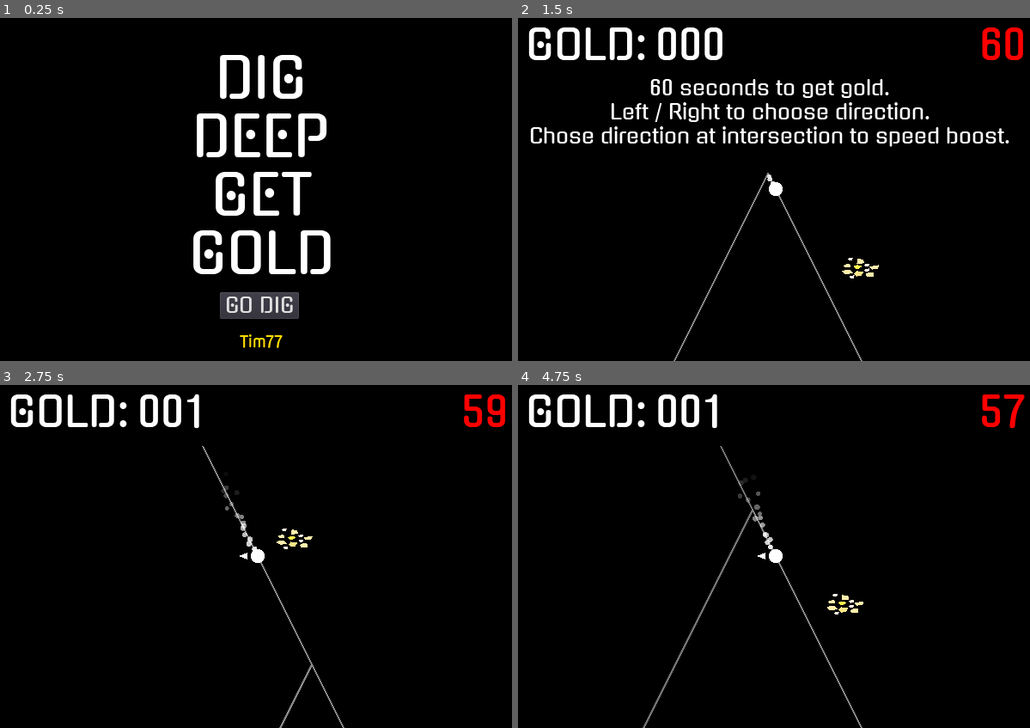
Above: before the commit, frames 1-4 (two rows, left to right).
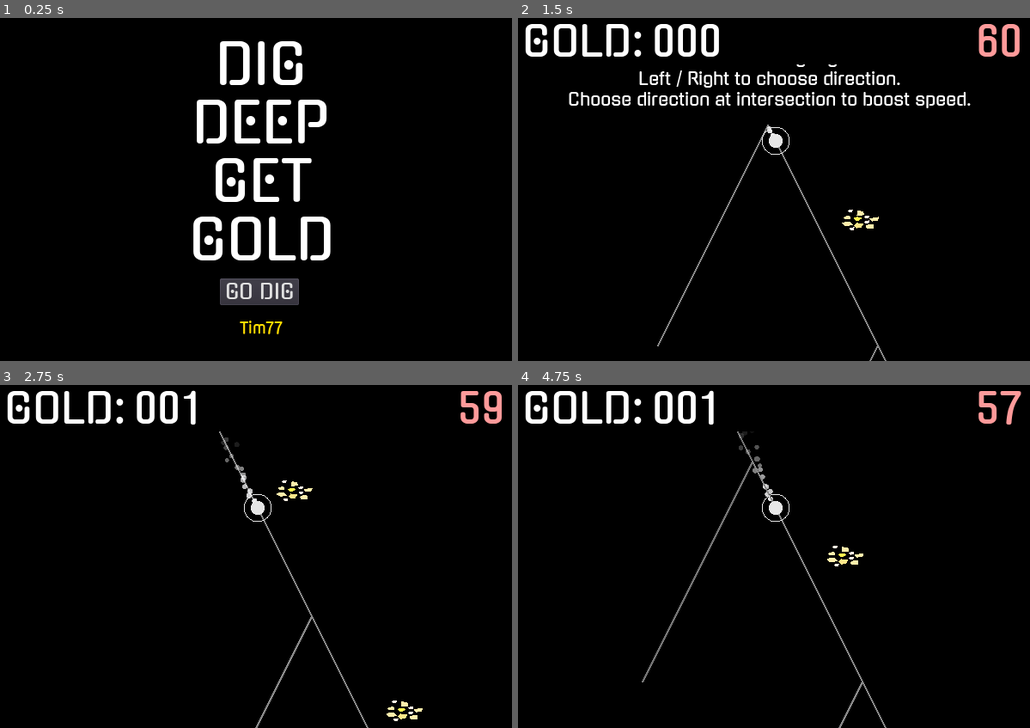
Above: after the commit, the same moments.

Repository: timcode77/ld48
Game: Godot game, scene res://Main/Main.tscn
Two runs of this game, one before a commit and one after it. Both use one fixed random seed, a clock stepped at 60 frames per second and the inputs below.
Inputs:
- Up to frame 1 (0.25 s): no input
- Up to frame 2 (1.5 s): click "GO DIG" at 0.5 s; tap Enter at 1.25 s; hold Right (ui_right) from 1.28 s (still down)
- Up to frame 3 (2.75 s): release Right (ui_right) at 2.03 s; hold Left (ui_left) from 2.03 s (still down)
- Up to frame 4 (4.75 s): release Left (ui_left) at 2.78 s; hold Right (ui_right) 2.78-4.28 s; hold Left (ui_left) from 4.28 s (still down)

The runs differ from the first frame. In frame 1, 7.3% of the frame differs, in the area x 37-65%, y 6-97%; in frame 2, 10%, in the area x 1-99%, y 1-100%; in frame 3, 4.5%; in frame 4, 4.7%.

Commit message:
Add files via upload

Diff:
--- a/Gold/Gold.gd
+++ b/Gold/Gold.gd
@@ -1,10 +1,4 @@
 extends Node2D
-
-
-
-# Called when the node enters the scene tree for the first time.
-func _ready():
-	pass # Replace with function body.
 
 func _process(_delta):
 	pass
--- /dev/null
+++ b/Level/Camera2D.gd
@@ -0,0 +1,27 @@
+extends Camera2D
+
+var _timer
+var _shake_amount = 1.5
+var _shaking = false
+onready var _initial_offset = offset
+
+func _ready():
+	_timer = Timer.new()
+	_timer.connect("timeout",self,"_stop_shaking")
+	_timer.wait_time = 0.15
+	_timer.one_shot = true
+	add_child(_timer)
+
+
+func _process(_delta):
+	if _shaking:
+		offset = _initial_offset + Vector2(randf()*_shake_amount - _shake_amount/2.0,
+											randf()*_shake_amount - _shake_amount/2.0
+											)
+func _screen_shake():
+	_timer.start()
+	_shaking = true
+
+func _stop_shaking():
+	_shaking = false
+	offset = _initial_offset
--- a/Level/CountDownText.gd
+++ b/Level/CountDownText.gd
@@ -13,7 +13,10 @@
 
 func _on_CountDownTimer_timeout():
 	_time -= 1
+
+	if _time == 10:
+		modulate = Color(1,0,0,1)
+
 	if _time == 0:
-		#NUKE THE SITE FROM ORBIT
 		Global.emit_signal("_game_over")
 	_display_time()
--- a/Level/Level.gd
+++ b/Level/Level.gd
@@ -41,10 +41,9 @@
 	#player is starting a new line. flag that they have not inputted anything for this line
 	_player_input_registered = false
 	#reset a bunch of stuff
-	$Player.scale = Vector2(1,1)
-	$Player.modulate = Color(1,1,1,1)
-	_player._show_arrow(null)
-
+	#$Player._arc_radius = Vector2(1,1)
+	#$Player.modulate = Color(1,1,1,1)
+	_player._boost_build_up_reset()
 	#by definition they are not stopped!
 	_player_stopped = false
 
@@ -88,9 +87,9 @@
 	#player speed boost available visual feedback
 	var threshold = traversal_duration - _input_t_threshold
 	var start_boost_tween = threshold - 500 #just a magic number
-	$BoostTween.interpolate_property($Player,"scale",Vector2(1,1),Vector2(1.2,1.2),500.0/1000.0,Tween.TRANS_LINEAR,Tween.EASE_IN,start_boost_tween/1000.0)
-	$BoostTween.interpolate_property($Player,"modulate",Color(1,1,1,1),Color.turquoise,500.0/1000.0,Tween.TRANS_LINEAR,Tween.EASE_IN,start_boost_tween/1000.0)
-	$BoostTween.start()
+	_player._boost_build_up(500,start_boost_tween)
+	#$BoostTween.interpolate_property($Player,"modulate",Color(1,1,1,1),Color.turquoise,500.0/1000.0,Tween.TRANS_LINEAR,Tween.EASE_IN,start_boost_tween/1000.0)
+	#$BoostTween.start()
 
 func _on_BoostTween_tween_completed(_object, _key):
 	#$Player.modulate = Color(1,1,0,1)
@@ -140,7 +139,7 @@
 		if (_player.position + vel).y < dest.y:
 			_player.position += vel
 
-		if (_player.position + vel) == dest or (_player.position + vel).y > dest.y: #WARNING - should be OR player y position > dest y position
+		if (_player.position + vel) == dest or (_player.position + vel).y > dest.y:
 
 			_old_tri = _current_tri
 
@@ -156,8 +155,9 @@
 				_player_stopped = true
 				$OtherSounds/SpeedPenalty.play()
 				$Player._emit_particles(false)
-				$Player.scale = Vector2(1,1)
-				$Player.modulate = Color(1,1,1,1)
+				#$Player.scale = Vector2(1,1)
+				#$Player.modulate = Color(1,1,1,1)
+				$Player/Camera2D._screen_shake()
 
 #ugh need a state machine?
 func _input(event): #WARNING opportunity for breaks or return here?
@@ -167,7 +167,7 @@
 			_do_timing(OS.get_ticks_msec())
 			_player_input_registered = true
 
-			# was the player stopped? if so, start 'em.
+			# was the player stopped? if so, start them.
 			if _player_stopped:
 				_current_tri = _next_tri
 				_start_line()
@@ -180,12 +180,12 @@
 			_do_timing(OS.get_ticks_msec())
 			_player_input_registered = true
 
-			# was the player stopped? if so, start 'em.
+			# was the player stopped? if so, start them.
 			if _player_stopped:
 				_current_tri = _next_tri
 				_start_line()
 			else:
-				#player isn't stopped and pressed left so show the left arrow
+				#player isn't stopped and pressed right so show the right arrow
 				_player._show_arrow(1)
 
 	else: #WARNING special case for when the level has not started yet
@@ -194,17 +194,19 @@
 			_next_line_index = 0
 			_start_line()
 			_level_started = true
+			$OtherSounds/Music.play()
 		if event.is_action_pressed("ui_right"):
 			$CanvasLayer_UI/CountDownText._start()
 			_next_line_index = 1
 			_start_line()
 			_level_started = true
+			$OtherSounds/Music.play()
 
 func _do_timing(t):
 	#how much time will it take to traverse this line at this speed?
 	var traversal_duration = _get_traversal_duration()
 	var time_since_start = t - _line_start_time
-	var diff = traversal_duration - time_since_start
+	var diff = traversal_duration - time_since_start #diff is how much time has elapsed since start of the line
 	#print(diff)
 	if diff < 0:
 		_speed = _start_speed
@@ -218,7 +220,7 @@
 			else:
 				_next_tri._show_speed_boost(0)
 		else:
-			pass
+			$OtherSounds/NoSpeedUp.play()
 
 func _get_traversal_duration():
 	return _get_current_line_length() / _speed * 1000 #msecs
--- a/Level/Level.tscn
+++ b/Level/Level.tscn
@@ -11,18 +11,21 @@
 [ext_resource path="res://Level/CountDownText.gd" type="Script" id=9]
 [ext_resource path="res://Sound/speed_boost.ogg" type="AudioStream" id=10]
 [ext_resource path="res://Sound/UhOh.ogg" type="AudioStream" id=11]
+[ext_resource path="res://Level/Camera2D.gd" type="Script" id=12]
+[ext_resource path="res://Sound/UhOh2.ogg" type="AudioStream" id=13]
+[ext_resource path="res://Sound/music.ogg" type="AudioStream" id=14]
 
 [sub_resource type="DynamicFontData" id=1]
 font_path = "res://Fonts/Gugi-Regular.ttf"
 
-[sub_resource type="DynamicFont" id=4]
-size = 24
+[sub_resource type="DynamicFont" id=2]
+size = 20
 font_data = SubResource( 1 )
 
 [sub_resource type="DynamicFontData" id=3]
 font_path = "res://Fonts/Gugi-Regular.ttf"
 
-[sub_resource type="DynamicFont" id=2]
+[sub_resource type="DynamicFont" id=4]
 size = 48
 font_data = SubResource( 3 )
 
@@ -30,16 +33,23 @@
 script = ExtResource( 7 )
 
 [node name="Tri" parent="." instance=ExtResource( 1 )]
-position = Vector2( 304, 200 )
+position = Vector2( 300, 144 )
 
 [node name="Player" parent="." instance=ExtResource( 2 )]
-position = Vector2( 304, 200 )
+position = Vector2( 300, 144 )
 z_index = 1
 
 [node name="Camera2D" type="Camera2D" parent="Player"]
+offset = Vector2( 0, 56 )
 current = true
+drag_margin_left = 1.0
+drag_margin_top = 1.0
+drag_margin_right = 1.0
+drag_margin_bottom = 1.0
+script = ExtResource( 12 )
 
 [node name="TestVector" type="Line2D" parent="."]
+position = Vector2( -4, -40 )
 z_index = 1
 default_color = Color( 1, 0, 0.282353, 1 )
 
@@ -69,19 +79,27 @@
 stream = ExtResource( 10 )
 bus = "FX"
 
+[node name="NoSpeedUp" type="AudioStreamPlayer" parent="OtherSounds"]
+stream = ExtResource( 13 )
+bus = "FX"
+
 [node name="SpeedPenalty" type="AudioStreamPlayer" parent="OtherSounds"]
 stream = ExtResource( 11 )
 bus = "FX"
 
+[node name="Music" type="AudioStreamPlayer" parent="OtherSounds"]
+stream = ExtResource( 14 )
+bus = "FX"
+
 [node name="Instructions" type="Label" parent="."]
-margin_left = 16.0
-margin_top = 88.0
-margin_right = 597.0
-margin_bottom = 169.0
-custom_fonts/font = SubResource( 4 )
+margin_left = 12.0
+margin_top = 55.1047
+margin_right = 593.0
+margin_bottom = 136.105
+custom_fonts/font = SubResource( 2 )
 text = "60 seconds to get gold.
 Left / Right to choose direction.
-Chose direction at intersection to speed boost."
+Choose direction at intersection to boost speed."
 align = 1
 __meta__ = {
 "_edit_use_anchors_": false
@@ -93,18 +111,18 @@
 margin_left = -104.0
 margin_right = -64.0
 margin_bottom = 40.0
-rect_scale = Vector2( 18.0618, 1.78987 )
+rect_scale = Vector2( 17.9368, 1.37762 )
 color = Color( 0, 0, 0, 1 )
 __meta__ = {
 "_edit_use_anchors_": false
 }
 
 [node name="ScoreLabel" type="Label" parent="CanvasLayer_UI"]
-margin_left = -8.0
-margin_top = 8.0
-margin_right = 151.0
-margin_bottom = 109.0
-custom_fonts/font = SubResource( 2 )
+margin_left = -12.0
+margin_top = 4.0
+margin_right = 147.0
+margin_bottom = 105.0
+custom_fonts/font = SubResource( 4 )
 text = "GOLD:
 "
 align = 2
@@ -113,11 +131,11 @@
 }
 
 [node name="Score" type="Label" parent="CanvasLayer_UI"]
-margin_left = 160.0
-margin_top = 8.0
-margin_right = 312.0
-margin_bottom = 57.0
-custom_fonts/font = SubResource( 2 )
+margin_left = 156.0
+margin_top = 4.0
+margin_right = 308.0
+margin_bottom = 53.0
+custom_fonts/font = SubResource( 4 )
 text = "000"
 script = ExtResource( 8 )
 __meta__ = {
@@ -125,12 +143,12 @@
 }
 
 [node name="CountDownText" type="Label" parent="CanvasLayer_UI"]
-modulate = Color( 1, 0, 0, 1 )
-margin_left = 432.0
-margin_top = 8.0
-margin_right = 591.0
-margin_bottom = 109.0
-custom_fonts/font = SubResource( 2 )
+modulate = Color( 1, 0.603922, 0.603922, 1 )
+margin_left = 428.0
+margin_top = 4.0
+margin_right = 587.0
+margin_bottom = 105.0
+custom_fonts/font = SubResource( 4 )
 text = "60
 "
 align = 2
--- a/Level/Score.gd
+++ b/Level/Score.gd
@@ -2,7 +2,6 @@
 
 var _score = 0
 
-# Called when the node enters the scene tree for the first time.
 func _ready():
 	_change_score(_score)
 	Global.connect("_score_changed",self,"_change_score")
--- a/Main/Main.tscn
+++ b/Main/Main.tscn
@@ -3,25 +3,25 @@
 [ext_resource path="res://Main/Main.gd" type="Script" id=1]
 [ext_resource path="res://Fonts/GugiFontResource.tres" type="DynamicFont" id=2]
 
-[sub_resource type="DynamicFontData" id=3]
+[sub_resource type="DynamicFontData" id=1]
 font_path = "res://Fonts/Gugi-Regular.ttf"
 
 [sub_resource type="DynamicFont" id=2]
 size = 64
-font_data = SubResource( 3 )
+font_data = SubResource( 1 )
 
-[sub_resource type="DynamicFont" id=4]
+[sub_resource type="DynamicFont" id=3]
 size = 18
-font_data = SubResource( 3 )
+font_data = SubResource( 1 )
 
 [node name="Main" type="Node2D"]
 script = ExtResource( 1 )
 
 [node name="Label" type="Label" parent="."]
 margin_left = 144.0
-margin_top = 40.0
+margin_top = 24.0
 margin_right = 465.0
-margin_bottom = 301.0
+margin_bottom = 293.0
 custom_fonts/font = SubResource( 2 )
 text = "DIG
 DEEP
@@ -35,10 +35,10 @@
 [node name="Label2" type="Label" parent="."]
 modulate = Color( 1, 0.866667, 0, 1 )
 margin_left = 144.0
-margin_top = 368.0
+margin_top = 352.0
 margin_right = 465.0
-margin_bottom = 629.0
-custom_fonts/font = SubResource( 4 )
+margin_bottom = 613.0
+custom_fonts/font = SubResource( 3 )
 text = "Tim77"
 align = 1
 __meta__ = {
@@ -47,9 +47,9 @@
 
 [node name="Button" type="Button" parent="."]
 margin_left = 256.0
-margin_top = 320.0
+margin_top = 304.0
 margin_right = 348.0
-margin_bottom = 351.0
+margin_bottom = 335.0
 custom_fonts/font = ExtResource( 2 )
 text = "GO DIG"
 __meta__ = {
--- a/Player/Player.gd
+++ b/Player/Player.gd
@@ -2,12 +2,37 @@
 
 onready var _arrow_array = [$LeftArrow,$RightArrow]
 
-# Called when the node enters the scene tree for the first time.
+var _hide_arrow_timer = Timer.new()
+
+var _circle_radius = 8.0
+const ARC_RADIUS = 16
+var _arc_radius = ARC_RADIUS
+
 func _ready():
+
 	_show_arrow(null)
 
+	_hide_arrow_timer.wait_time = 0.2
+	_hide_arrow_timer.one_shot = true
+	_hide_arrow_timer.connect("timeout", self, "_show_arrow",[null])
+	add_child(_hide_arrow_timer)
+
+func _process(_delta):
+	update()
+
 func _draw():
-	draw_circle(Vector2(0,0),8,Color(1,1,1,1))
+	#draw a circle arc around me
+	draw_arc(Vector2(0,0),_arc_radius,0,2*PI,24,Color(0.9,0.9,0.9,1),1,false)
+
+	draw_circle(Vector2(0,0),_circle_radius,Color(0.9,0.9,0.9,1))
+
+func _boost_build_up(duration,when): #args are msecs
+	#print("_boost_build_up", duration,when)
+	$BoostTween.interpolate_property(self,"_arc_radius",ARC_RADIUS,_circle_radius,duration/1000.0,Tween.TRANS_LINEAR,Tween.EASE_IN,when/1000.0)
+	$BoostTween.start()
+
+func _boost_build_up_reset():
+	_arc_radius = ARC_RADIUS
 
 func _emit_particles(emit):
 	$CPUParticles2D.emitting = emit
@@ -17,3 +42,4 @@
 		i.visible = false
 	if which != null:
 		_arrow_array[which].visible = true
+		_hide_arrow_timer.start()
--- a/Player/Player.tscn
+++ b/Player/Player.tscn
@@ -10,6 +10,7 @@
 script = ExtResource( 1 )
 
 [node name="CPUParticles2D" type="CPUParticles2D" parent="."]
+z_index = -1
 emitting = false
 amount = 18
 local_coords = false
@@ -27,3 +28,5 @@
 
 [node name="RightArrow" type="Polygon2D" parent="."]
 polygon = PoolVector2Array( 12, 4, 12, -4, 22, 0 )
+
+[node name="BoostTween" type="Tween" parent="."]
--- a/project.godot
+++ b/project.godot
@@ -21,7 +21,7 @@
 
 [audio]
 
-output_latency=30
+output_latency=60
 
 [autoload]
 
@@ -39,6 +39,7 @@
 [global]
 
 pixel=false
+buffer=false
 
 [rendering]
 
@@ -46,4 +47,3 @@
 vram_compression/import_etc=true
 vram_compression/import_etc2=false
 environment/default_clear_color=Color( 0, 0, 0, 1 )
-environment/default_environment="res://default_env.tres"
Not shown: 1 places in Level/Level.tscn that only renumber resources
Not shown, added: Sound/UhOh2.ogg.import
Not shown, added: Sound/music.ogg.import
Not shown: 2 places in Tri/Tri.tscn that only renumber resources
Not shown, added: Sound/UhOh2.ogg
Not shown, changed: Sound/ld48.rpp
Not shown, changed: Sound/ld48.rpp-bak
Not shown, added: Sound/music.ogg
